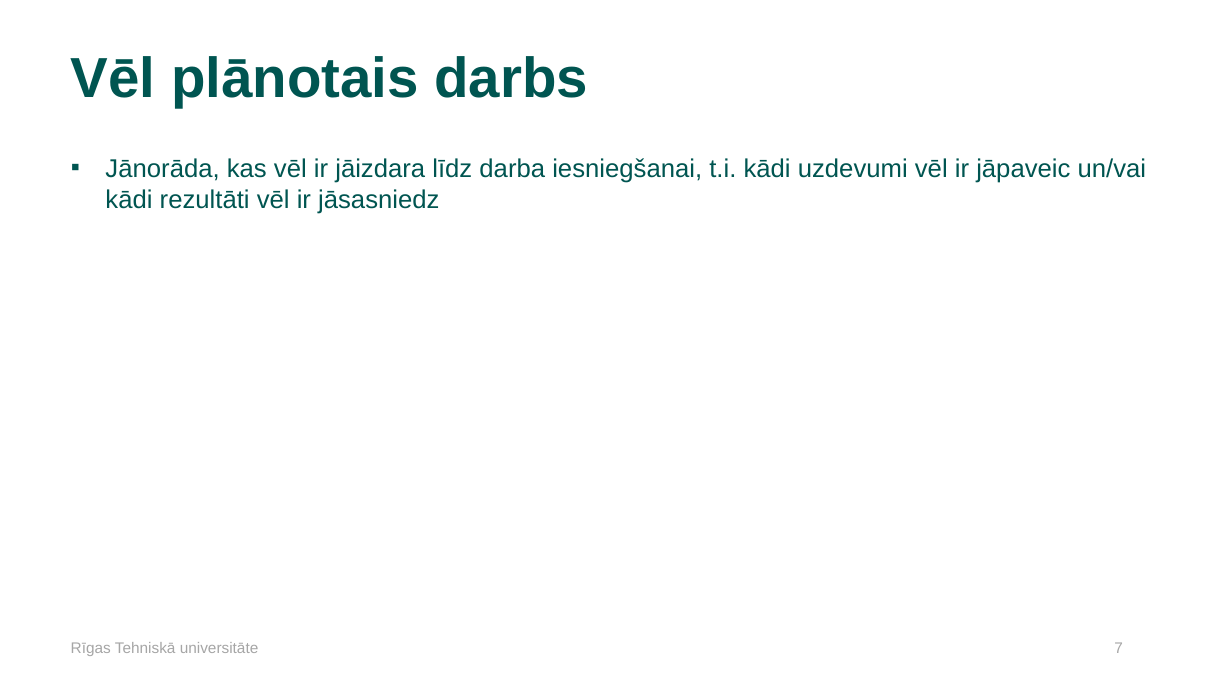
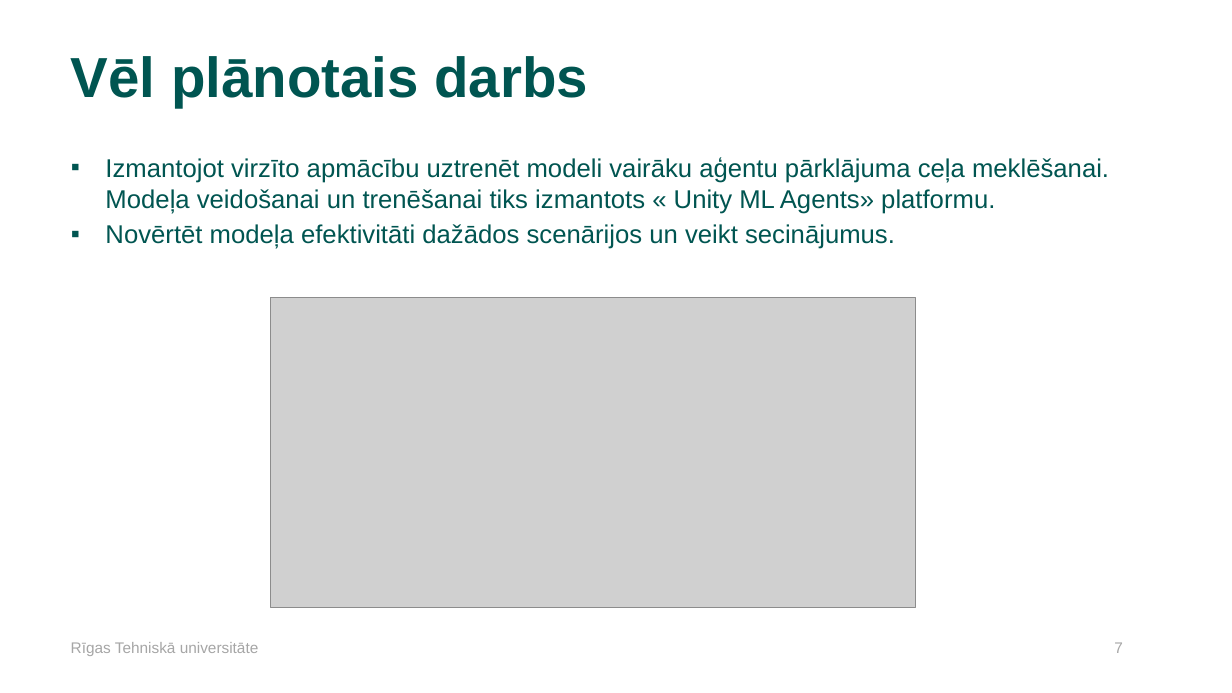
Before and after one commit to daladno19/Thesis-simulation, a slide deck: slide 7 of Misc/bakalaura_darbs.pptx. Drawn at 1232x693 pixels with LibreOffice and Linux fonts; fonts in the diff are those of the drawing; grey boxes stand for pictures; background and template pictures are left out. Boxes give left, top, right and bottom in pixels: in the first picture for what was removed or moved away, otherwise in the second. Text is boxed around its words. In the diff, an @@ line names an element or a change of style, - is before the commit and + after.

```diff
--- a/Misc/bakalaura_darbs.pptx
+++ b/Misc/bakalaura_darbs.pptx
@@ text at (105,157,1109,249): text changed @@
-▪ Jānorāda, kas vēl ir jāizdara līdz darba iesniegšanai, t.i. kādi uzdevumi vēl ir jāpaveic un/vai kādi rezultāti vēl ir jāsasniedz
+▪ Izmantojot virzīto apmācību uztrenēt modeli vairāku aģentu pārklājuma ceļa meklēšanai. Modeļa veidošanai un trenēšanai tiks izmantots « Unity ML Agents» platformu.
+▪ Novērtēt modeļa efektivitāti dažādos scenārijos un veikt secinājumus.
@@ picture added at (270,298,916,607) @@
```
Also in this commit, not shown: 4 other slides changed.
